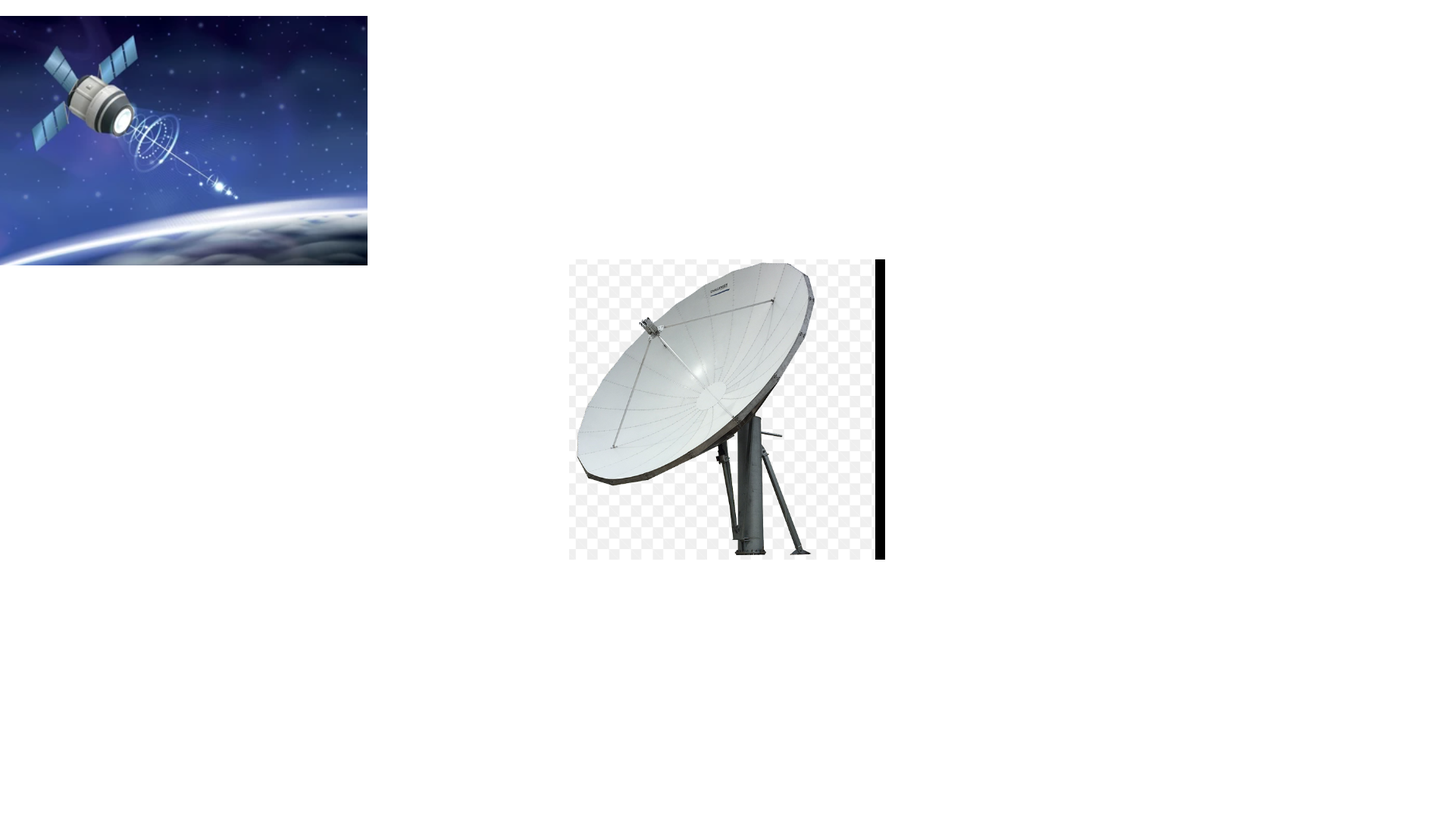
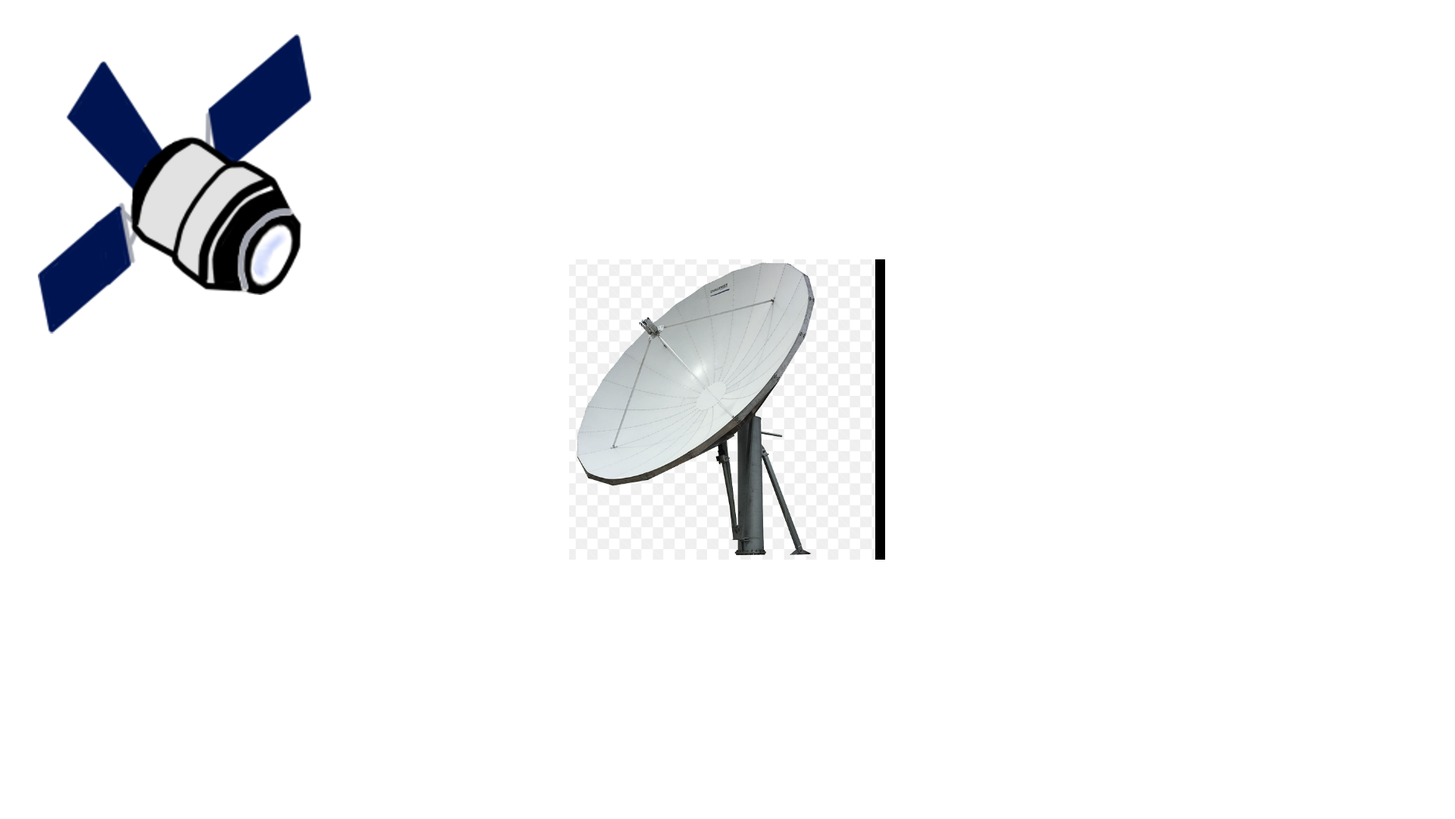
Two versions of the same layered image (1455×819). Layer-by-layer changes:
added layer "Paint Layer 1 Merged" in group "Satellite" over box(97, 97, 340, 296)
added layer "Paint Layer 3" in group "Satellite" over box(0, 15, 340, 334)
painted on "Paint Layer 2" over box(97, 97, 292, 292)
"Paint Layer 1": opacity 49% → 100%, painted on it over box(66, 91, 340, 292)
hid "Paint Layer 2 (pasted)" (2nd of 2), painted on it over box(0, 15, 368, 314)
